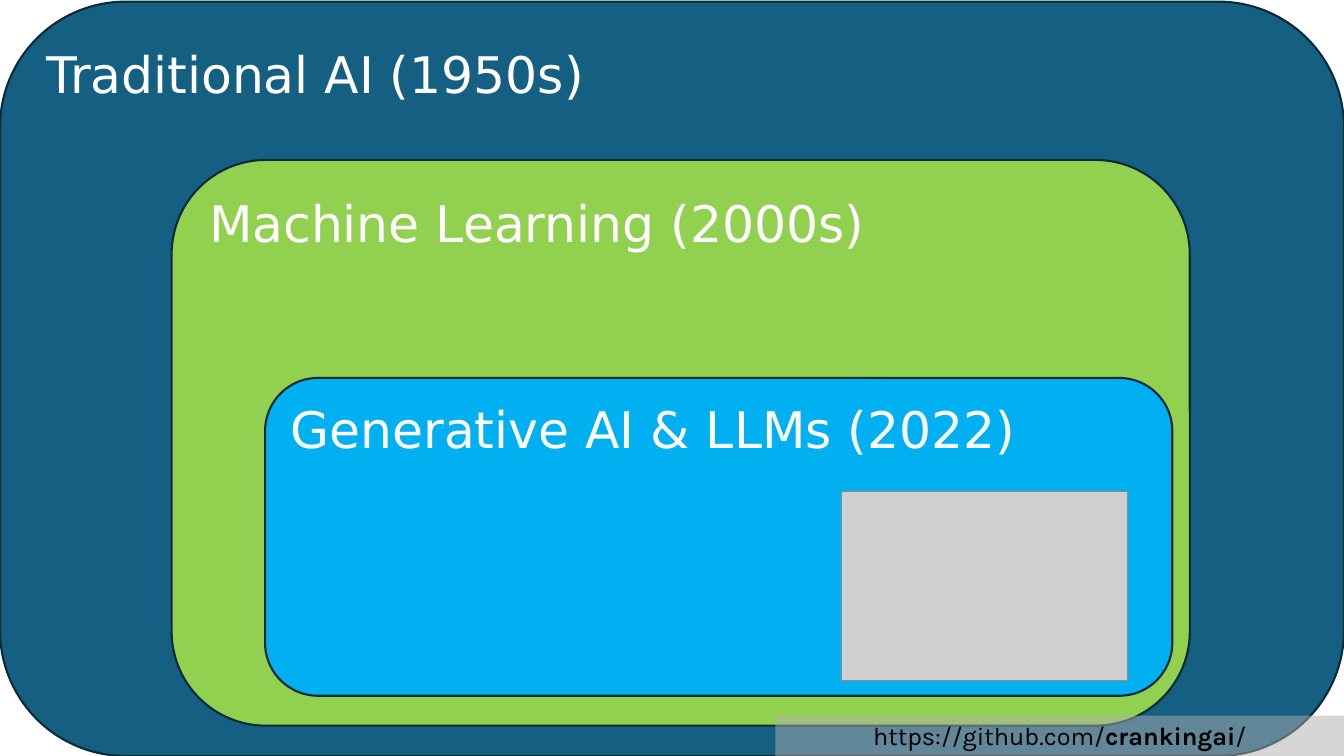
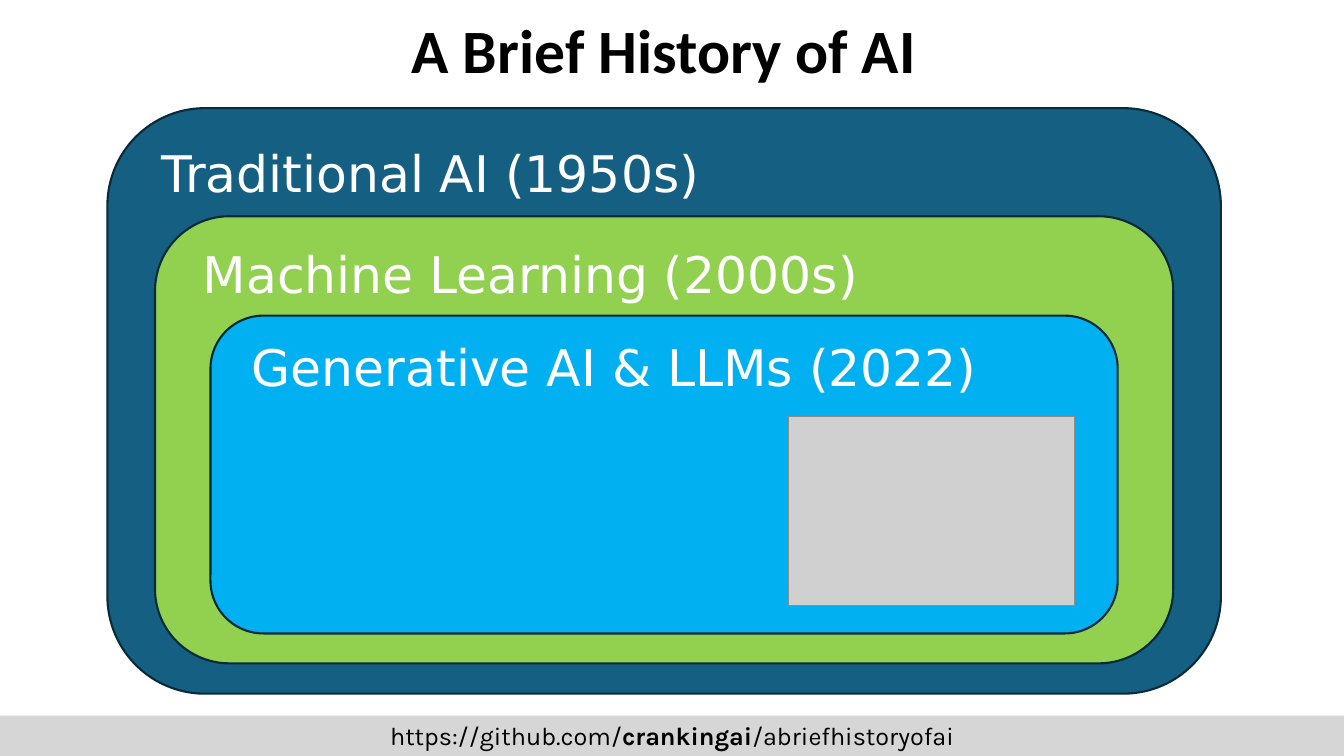
Before and after one commit to crankingai/abriefhistoryofai, a slide deck: slide 5 of ABriefSlideshow.pptx (slide 3 before the commit). Drawn at 1344x756 pixels with LibreOffice and Linux fonts; fonts in the diff are those of the drawing; grey boxes stand for pictures. Boxes give left, top, right and bottom in pixels: in the first picture for what was removed or moved away, otherwise in the second. Text is boxed around its words. In the diff, an @@ line names an element or a change of style, - is before the commit and + after.

```diff
--- a/ABriefSlideshow.pptx
+++ b/ABriefSlideshow.pptx
@@ text added at (412,29,916,83), 44 pt, text #000000, bold @@
+A Brief History of AI
@@ rounded rectangle "Traditional AI (1950s)": place and size @@
-rounded rectangle "Traditional AI (1950s)" at (0,2,1344,756)
+rounded rectangle "Traditional AI (1950s)" at (108,108,1222,694)
@@ rounded rectangle "Machine Learning (2000s)": place and size @@
-rounded rectangle "Machine Learning (2000s)" at (171,160,1190,726)
+rounded rectangle "Machine Learning (2000s)" at (155,217,1174,664)
@@ rounded rectangle "Generative AI & LLMs (2022)": place and size @@
-rounded rectangle "Generative AI & LLMs (2022)" at (265,378,1173,696)
+rounded rectangle "Generative AI & LLMs (2022)" at (211,316,1118,633)
@@ picture: place and size @@
-picture at (842,492,1128,682)
+picture at (789,416,1076,606)
@@ rectangle "https://github.com/crankingai/abriefhistoryofai": place and size @@
-rectangle "https://github.com/crankingai/abriefhistoryofai" at (775,716,1344,756)
+rectangle "https://github.com/crankingai/abriefhistoryofai" at (0,716,1344,756)
```
Also in this commit, not shown: 1 other slide changed, 3 slides added, 1 slide removed, 3 other files.
